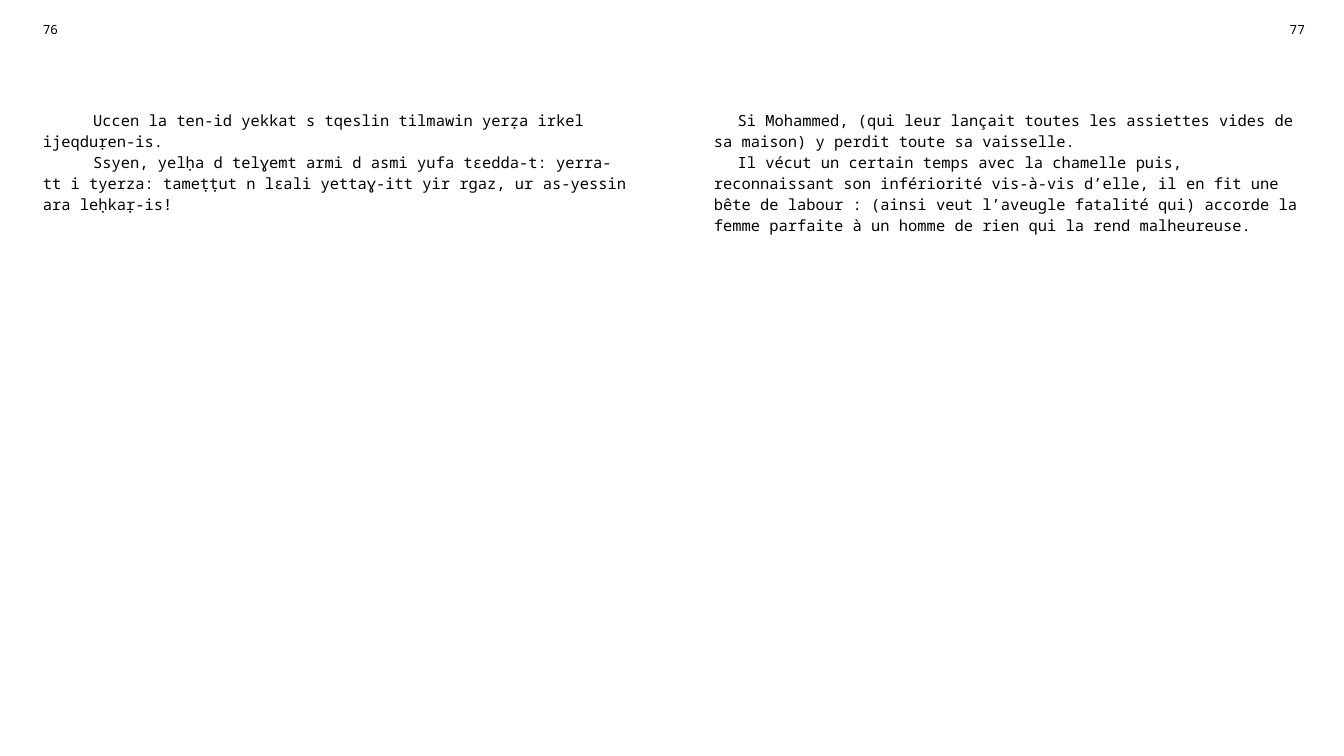
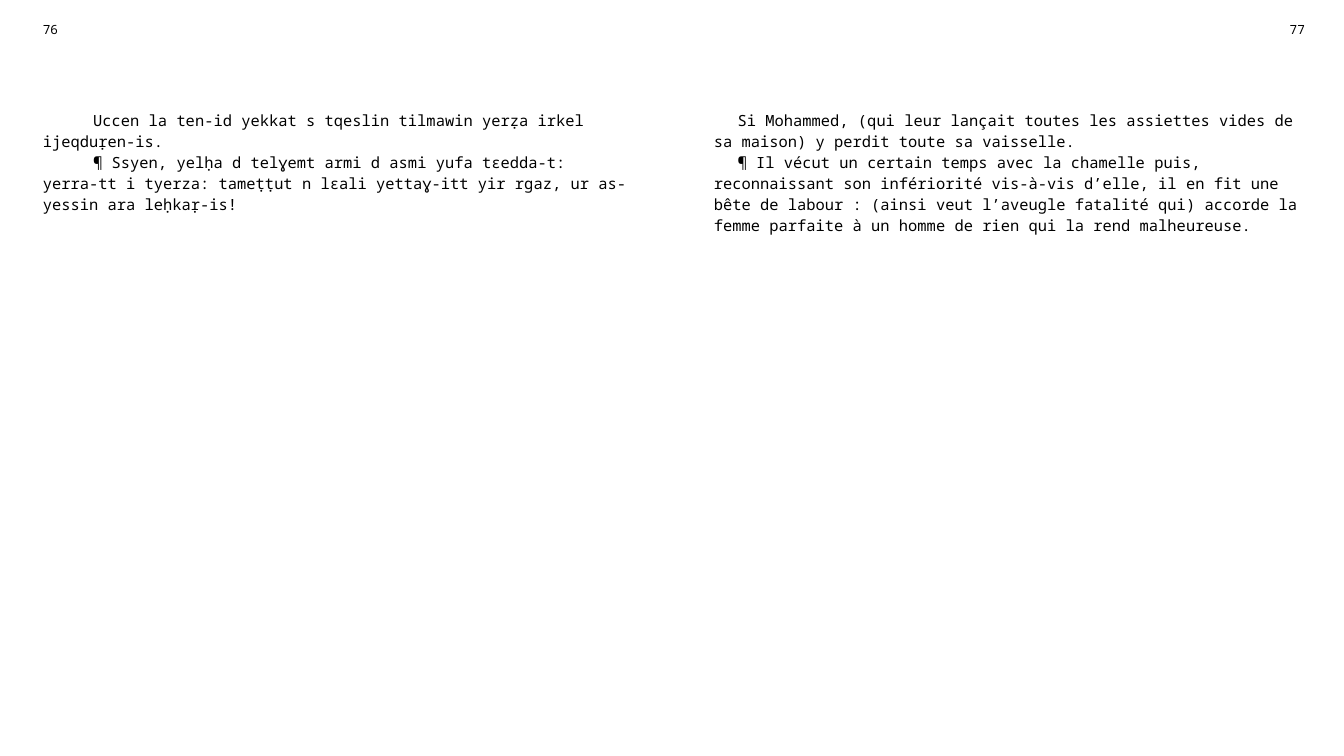
Before and after one commit to sferhah/tamacahut_n_wuccen, a slide deck: slide 34 of Uccen.ConsoleApp/uccen.pptx. Drawn at 1344x756 pixels with LibreOffice and Linux fonts; fonts in the diff are those of the drawing. Boxes give left, top, right and bottom in pixels: in the first picture for what was removed or moved away, otherwise in the second. Text is boxed around its words. In the diff, an @@ line names an element or a change of style, - is before the commit and + after.

```diff
--- a/Uccen.ConsoleApp/uccen.pptx
+++ b/Uccen.ConsoleApp/uccen.pptx
@@ table at (32, 16, 1315, 729) @@
-row 3, column 1: Uccen la ten-id yekkat s tqeslin tilmawin yerẓa irkel ijeqduṛen-is. / Ssyen, yelḥa d telɣemt armi d asmi yufa tɛedda-t: yerra-tt i tyerza: tameṭṭut n lɛali yettaɣ-itt yir rgaz, ur as-yessin ara leḥkaṛ-is!
+row 3, column 1: Uccen la ten-id yekkat s tqeslin tilmawin yerẓa irkel ijeqduṛen-is. / ¶ Ssyen, yelḥa d telɣemt armi d asmi yufa tɛedda-t: yerra-tt i tyerza: tameṭṭut n lɛali yettaɣ-itt yir rgaz, ur as-yessin ara leḥkaṛ-is!
-row 3, column 3: Si Mohammed, (qui leur lançait toutes les assiettes vides de sa maison) y perdit toute sa vaisselle. / Il vécut un certain temps avec la chamelle puis, reconnaissant son infériorité vis-à-vis d’elle, il en fit une bête de labour : (ainsi veut l’aveugle fatalité qui) accorde la femme parfaite à un homme de rien qui la rend malheureuse.
+row 3, column 3: Si Mohammed, (qui leur lançait toutes les assiettes vides de sa maison) y perdit toute sa vaisselle. / ¶ Il vécut un certain temps avec la chamelle puis, reconnaissant son infériorité vis-à-vis d’elle, il en fit une bête de labour : (ainsi veut l’aveugle fatalité qui) accorde la femme parfaite à un homme de rien qui la rend malheureuse.
```
Also in this commit, not shown: 2 other slides changed, 1 other file.
